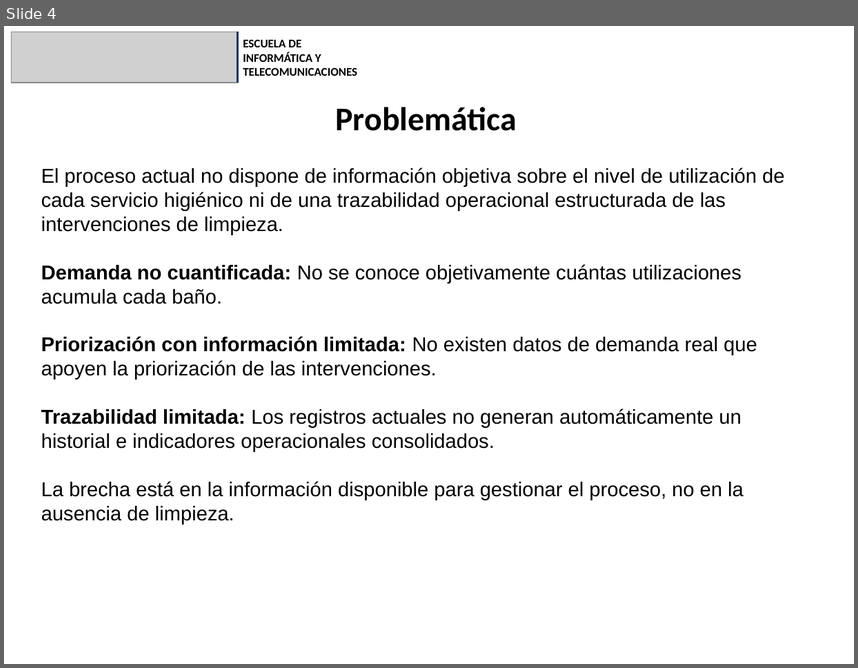
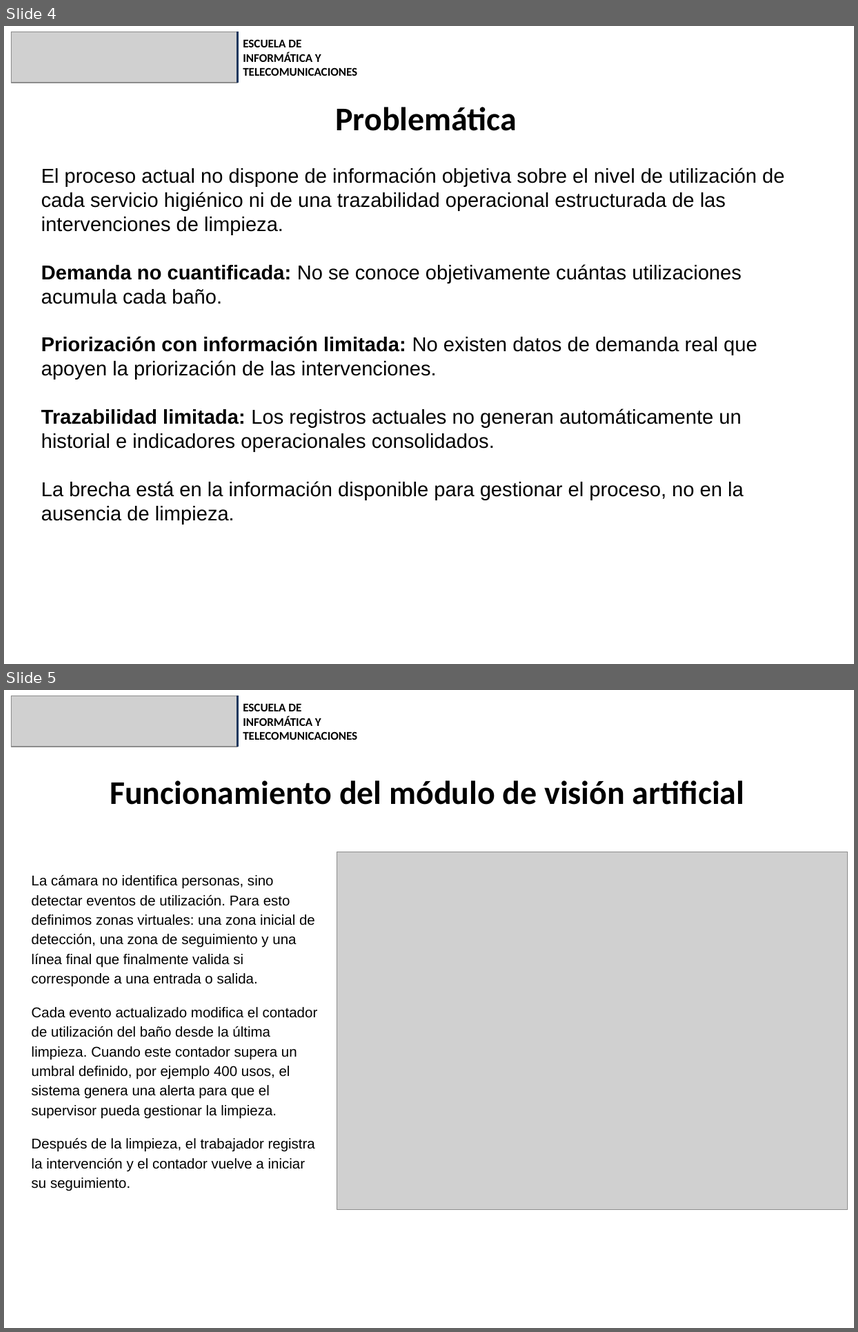
Before and after one commit to SrBodoque/ProyectoCapstone-AntonioVaras-ProfAldoMartinez-802D, a slide deck: Fase_1/Evidencias_Grupales/Presentación Proyecto.pptx. Shown one above the other, each under a label of ours: slide 4 before the commit, slides 4 and 5 after it. The pictures are 858x668 and 858x1332 pixels, drawn with LibreOffice and Linux fonts; fonts in the diff are those of the drawing; grey boxes stand for pictures. Boxes give left, top, right and bottom in pixels: in the first picture for what was removed or moved away, otherwise in the second. Text is boxed around its words. In the diff, an @@ line names an element or a change of style, - is before the commit and + after.

```diff
--- a/Fase_1/Evidencias_Grupales/Presentación Proyecto.pptx
+++ b/Fase_1/Evidencias_Grupales/Presentación Proyecto.pptx
@@ slide 5 added at bbox=[4, 690, 854, 1328], background #FFFFFF @@
@@ picture added at bbox=[11, 696, 238, 747] @@
@@ freeform shape added at bbox=[238, 696, 238, 747], outline #17375E 1.5 pt @@
@@ text added at bbox=[243, 703, 357, 740], 10 pt, text #000000, bold @@
+ESCUELA DE INFORMÁTICA Y TELECOMUNICACIONES
@@ title added at bbox=[110, 780, 744, 805], 28 pt, text #000000, bold @@
+Funcionamiento del módulo de visión artificial
@@ picture added at bbox=[337, 851, 848, 1209] @@
@@ text added at bbox=[32, 875, 318, 1191], 12 pt, text #000000 @@
+La cámara no identifica personas, sino detectar eventos de utilización. Para esto definimos zonas virtuales: una zona inicial de detección, una zona de seguimiento y una línea final que finalmente valida si corresponde a una entrada o salida.
+Cada evento actualizado modifica el contador de utilización del baño desde la última limpieza. Cuando este contador supera un umbral definido, por ejemplo 400 usos, el sistema genera una alerta para que el supervisor pueda gestionar la limpieza.
+Después de la limpieza, el trabajador registra la intervención y el contador vuelve a iniciar su seguimiento.
```
Also in this commit, not shown: 5 slides changed, 1 other file.
